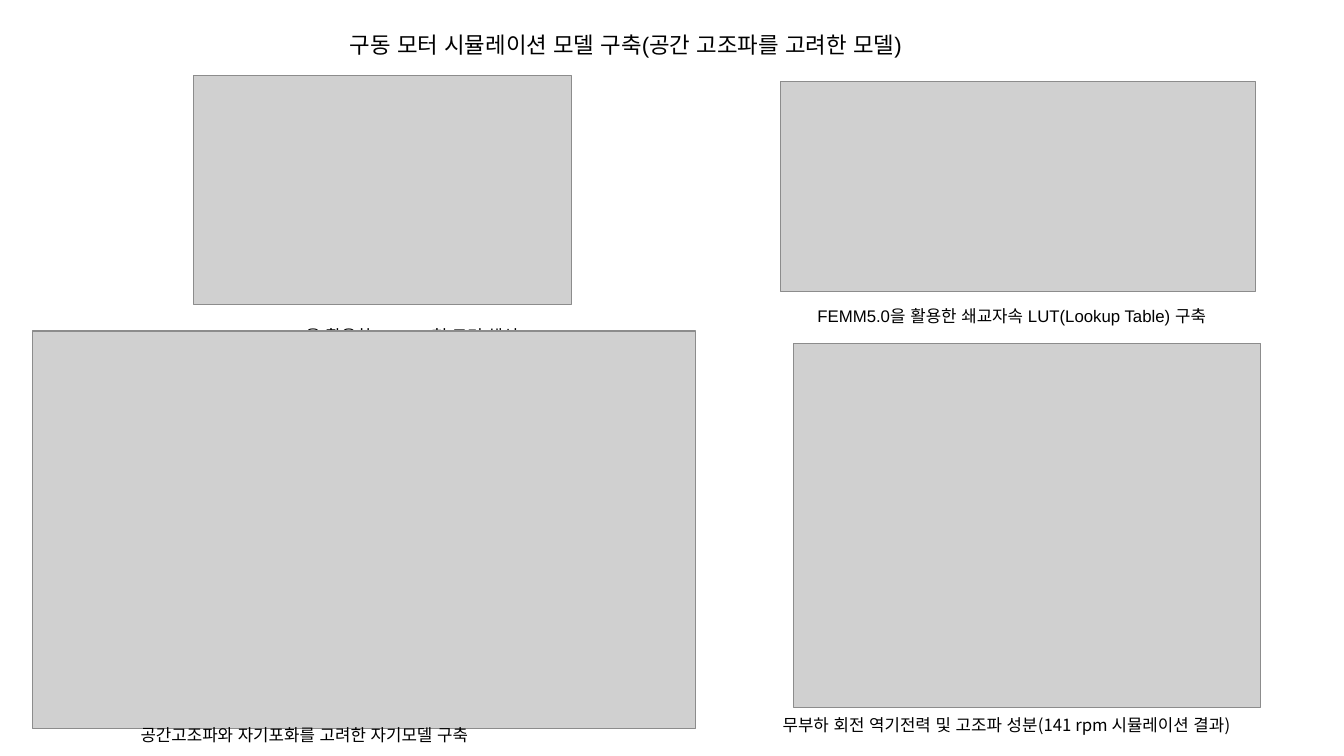
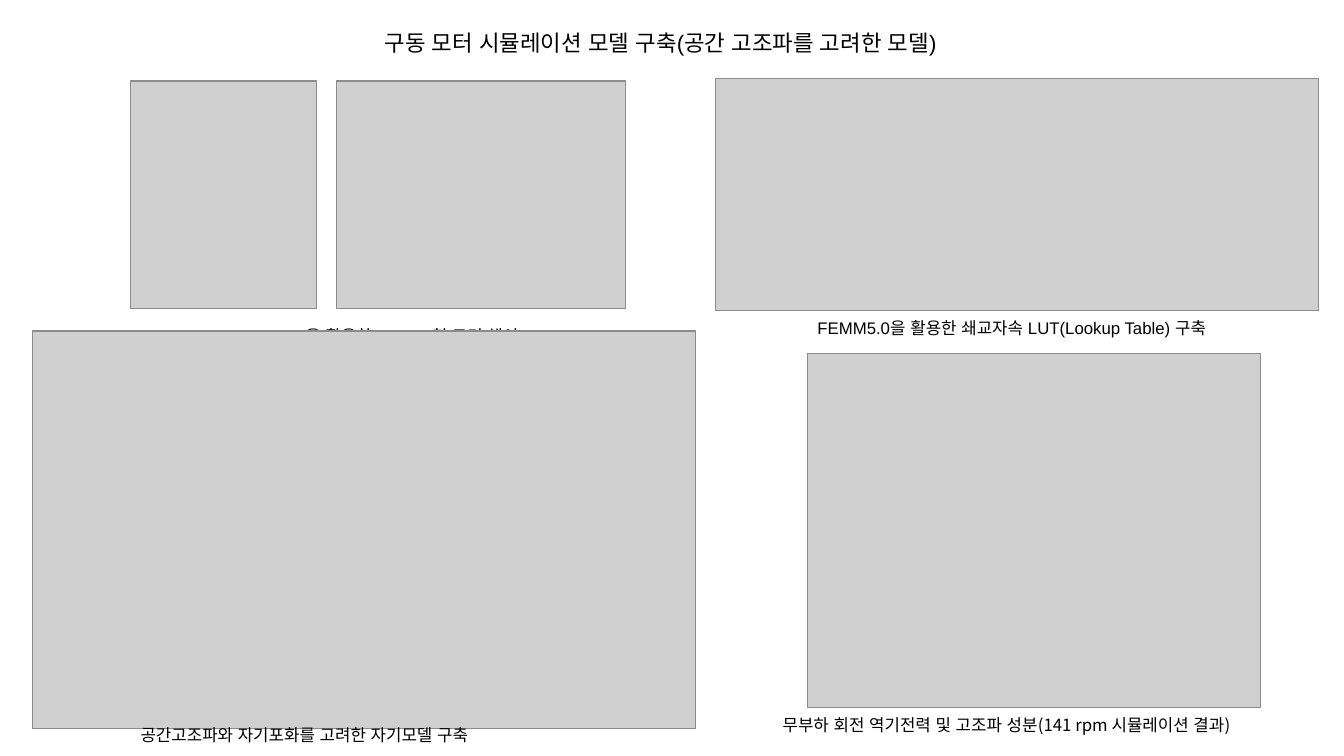
Before and after one commit to Shinjinok/femm_ioniq5, a slide deck: slide 1 of 구동 모터 시뮬레이션 모델 구축.pptx. Drawn at 1344x756 pixels with LibreOffice and Linux fonts; fonts in the diff are those of the drawing; grey boxes stand for pictures. Boxes give left, top, right and bottom in pixels: in the first picture for what was removed or moved away, otherwise in the second. Text is boxed around its words. In the diff, an @@ line names an element or a change of style, - is before the commit and + after.

```diff
--- a/구동 모터 시뮬레이션 모델 구축.pptx
+++ b/구동 모터 시뮬레이션 모델 구축.pptx
@@ text "구동 모터 시뮬레이션 모델 구축(공간 ...": place and size @@
-text "구동 모터 시뮬레이션 모델 구축(공간 ..." at (350, 34, 902, 58)
+text "구동 모터 시뮬레이션 모델 구축(공간 ..." at (385, 32, 937, 56)
@@ picture added at (131, 81, 317, 309) @@
@@ picture: place and size @@
-picture at (194, 76, 572, 303)
+picture at (337, 81, 626, 309)
@@ picture: place and size @@
-picture at (780, 82, 1255, 291)
+picture at (715, 79, 1319, 311)
@@ text "FEMM5.0을 활용한 쇄교자속 LUT(Lookup Table) ...": place and size @@
-text "FEMM5.0을 활용한 쇄교자속 LUT(Lookup Table) ..." at (817, 308, 1206, 326)
+text "FEMM5.0을 활용한 쇄교자속 LUT(Lookup Table) ..." at (817, 320, 1206, 338)
@@ picture: place and size @@
-picture at (793, 343, 1260, 707)
+picture at (808, 354, 1261, 708)
```
Also in this commit, not shown: 46 other files.
